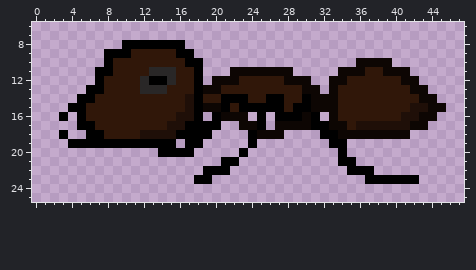
A pixel-art file gets an edit: Assets/Sprites/Ant-Basic-Angled.ase. The first picture shows the starting point.
48x32 pixels, 1 frame. Shown: x 0..47, y 6..25.
Now the later version:
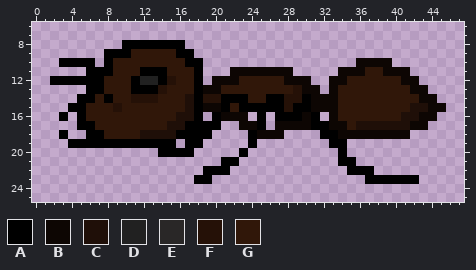
Palette (. is transparent): A #000000  B #0d0603  C #1f0f08  D #212121  E #292727  F #251107  G #301709
The exact change:
layer "Layer 2" added
Changed rows in their new state; - is an unchanged pixel.
Layers "Layer 2", "Layer 1":
first column x 2:
10 -AAAA-----------------------
11 ----A-----AAAG--------------
12 AAAAA----ADD-F--------------
13 ---------AAAF--------------F
14 ------A--FFF-----FF-------FF
15 -------F------------------F-
Pixel boxes of the changes (left, top, right, bottom) in both pictures:
changed: (50, 58, 221, 112)
changed: (284, 85, 302, 112)
